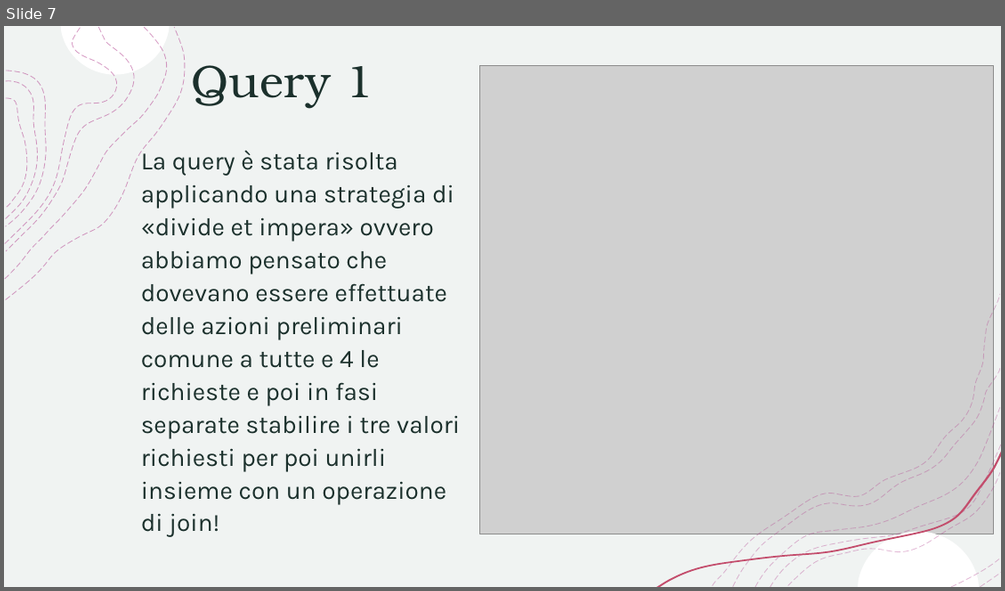
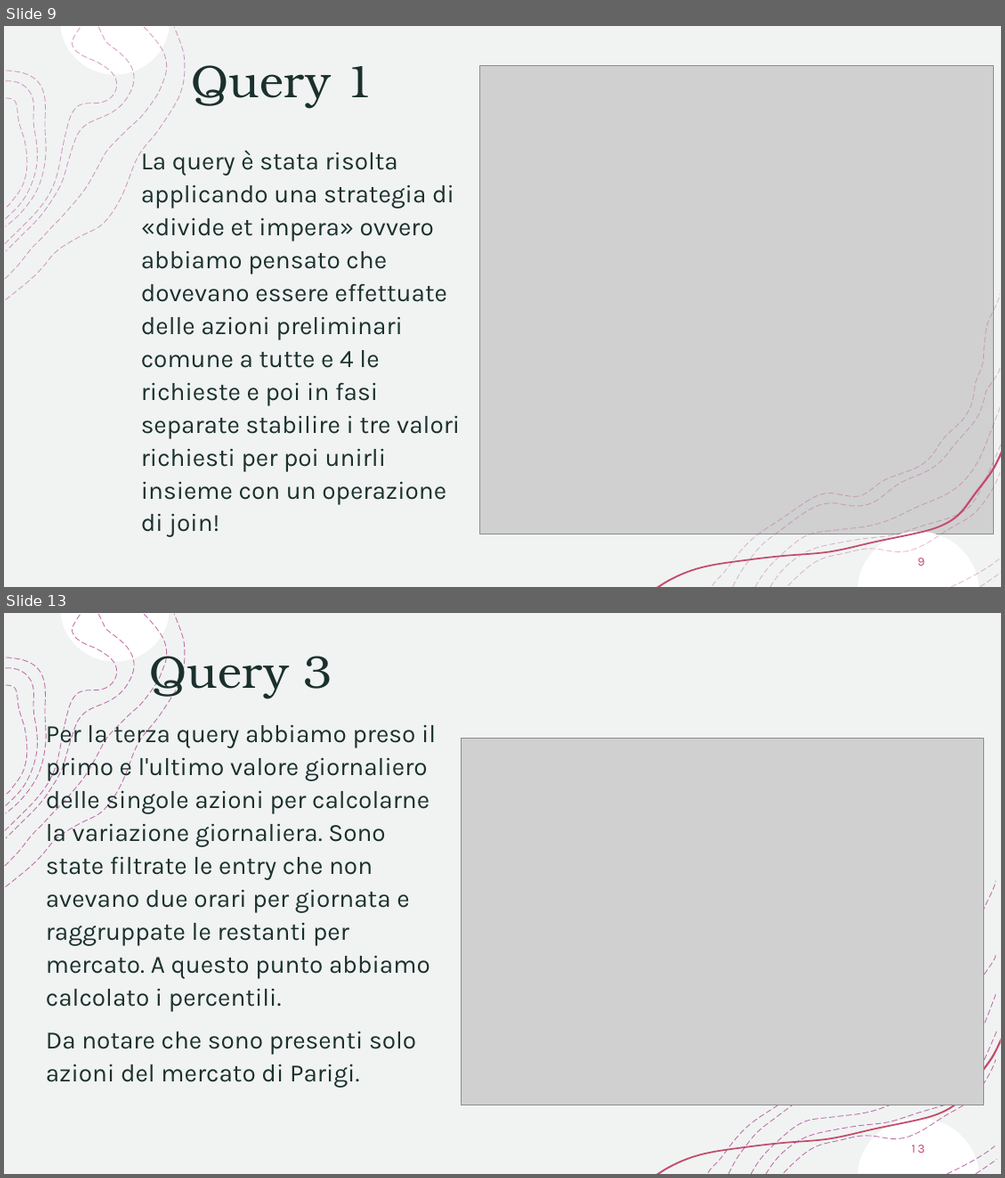
Before and after one commit to kobero98/SABD_Progetto1, a slide deck: PresentazioneSABD1.pptx. Shown one above the other, each under a label of ours: slide 7 before the commit, slides 9 and 13 after it; the slides between them are not shown. The pictures are 1005x591 and 1005x1178 pixels, drawn with LibreOffice and Linux fonts; fonts in the diff are those of the drawing; grey boxes stand for pictures. Boxes give left, top, right and bottom in pixels: in the first picture for what was removed or moved away, otherwise in the second. Text is boxed around its words. In the diff, an @@ line names an element or a change of style, - is before the commit and + after.

```diff
--- a/PresentazioneSABD1.pptx
+++ b/PresentazioneSABD1.pptx
@@ slide 13 added at <box>4,613,1001,1174</box>, background #FFFFFF; not listed: 10 template elements that a slide beside it also shows @@
@@ rectangle added at <box>4,613,1001,1174</box>, fill #F0F3F2, outline #F2F2F2 1 pt @@
@@ freeform shape added at <box>61,613,170,662</box>, fill #FFFFFF @@
@@ title added at <box>150,644,332,698</box>, 44 pt, text #1B302C @@
+Query 3
@@ group added at <box>6,615,185,887</box>: 4 freeform shapes @@
@@ text added at <box>46,720,436,1087</box>, 24 pt, text #1B302C @@
+Per la terza query abbiamo preso il primo e l'ultimo valore giornaliero delle singole azioni per calcolarne la variazione giornaliera. Sono state filtrate le entry che non avevano due orari per giornata e raggruppate le restanti per mercato. A questo punto abbiamo calcolato i percentili.
+Da notare che sono presenti solo azioni del mercato di Parigi.
@@ picture added at <box>461,738,984,1105</box> @@
@@ freeform shape added at <box>708,881,996,1172</box>, outline #B13B8C 0.75 pt dashed @@
@@ freeform shape added at <box>784,1060,995,1172</box>, outline #B13B8C 0.75 pt dashed @@
@@ page number added at <box>911,1144,924,1152</box>, 12 pt, text #C34D6C @@
+13
@@ what was slide 7 is now slide 9 @@
@@ slide 9 changed as well @@
@@ page number added at <box>917,557,924,565</box>, 12 pt, text #C34D6C @@
+9
```
Also in this commit, not shown: 8 other slides changed, 6 other slides added, 2 slides removed.
